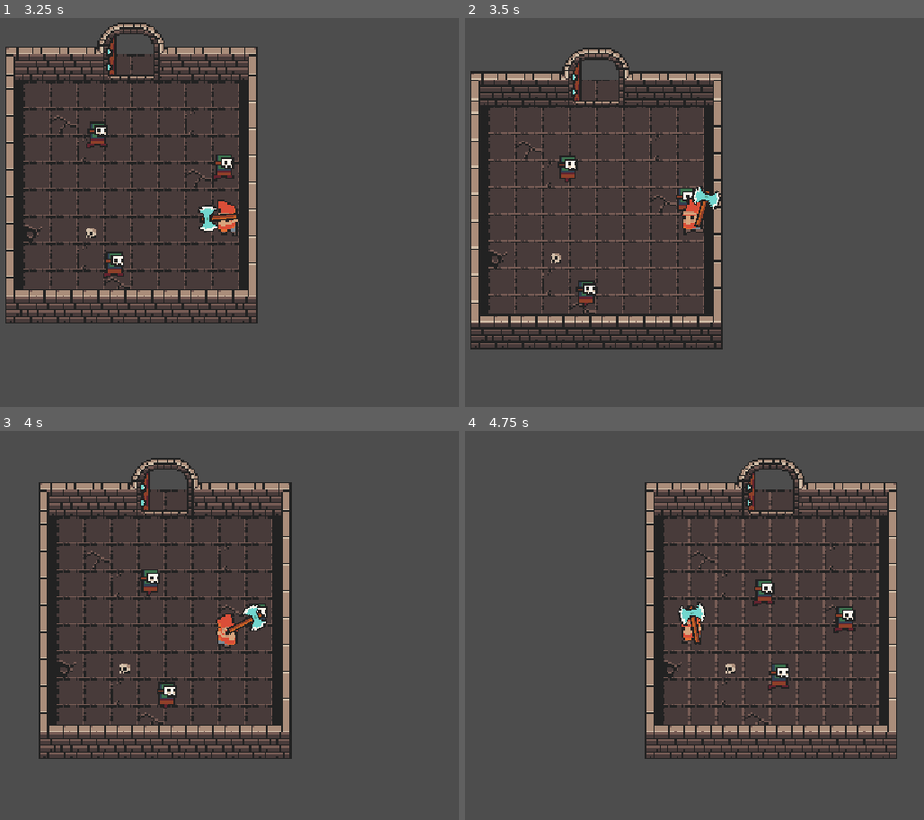
Above: before the commit, frames 1-4 (two rows, left to right).
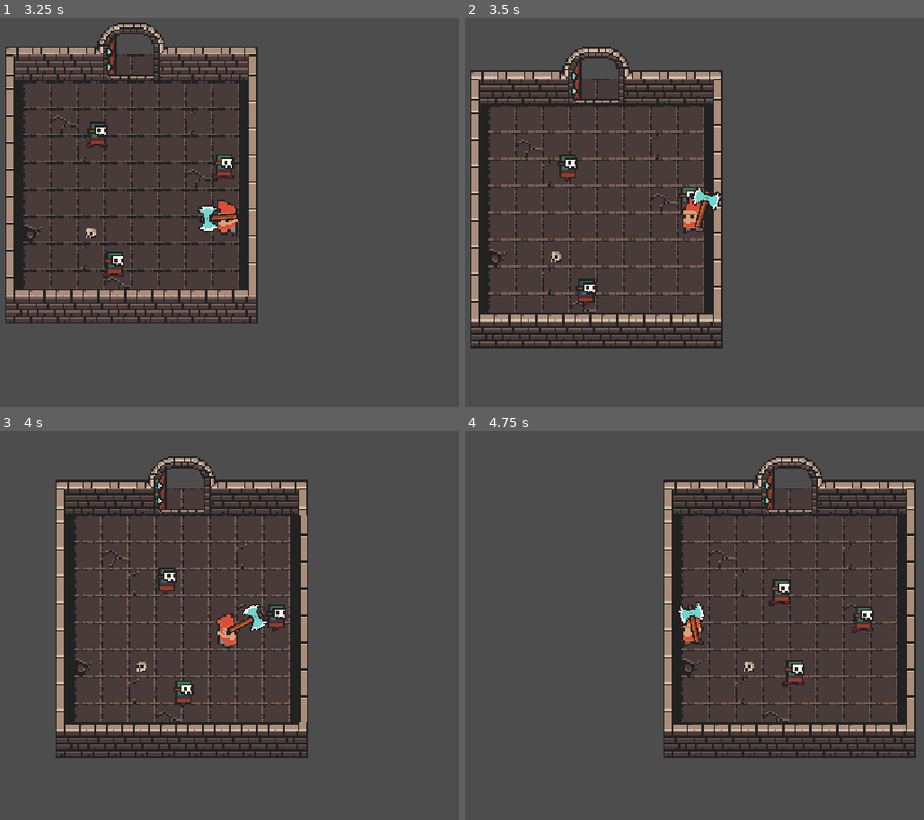
Above: after the commit, the same moments.

Repository: roanmorgan53/Clear-The-Keep
Game: Godot game, scene res://Scenes/game.tscn
Two runs of this game, one before a commit and one after it. Both use one fixed random seed, a clock stepped at 60 frames per second and the inputs below.
Inputs (mouse positions are in pixels of both pictures, inside the frame that each line leads up to):
- Up to frame 1 (3.25 s): move the mouse to (385, 200) at 0.52 s; hold D (right) 0.53-1.28 s; click (385, 200) at 0.6 s; move the mouse to (82, 239) at 1.27 s; hold S (down) 1.28-2.03 s; click (82, 239) at 1.35 s; move the mouse to (298, 130) at 2.02 s; hold D (right) 2.03-2.78 s; click (298, 130) at 2.1 s; move the mouse to (192, 301) at 2.77 s; hold W (up) from 2.78 s (still down); click (192, 301) at 2.85 s
- Up to frame 2 (3.5 s): keep holding W (up)
- Up to frame 3 (4 s): move the mouse to (440, 695) at 3.52 s; release W (up) at 3.53 s; hold A (left) from 3.53 s (still down); click (440, 695) at 3.6 s
- Up to frame 4 (4.75 s): keep holding A (left); move the mouse to (478, 571) at 4.27 s; click (478, 571) at 4.35 s

Frame 1 is identical in both runs. In frame 2, 8.3% of the frame differs, in the area x 1-57%, y 7-86%; in frame 3, 24%; in frame 4, 25%, in the area x 39-99%, y 6-85%.

Commit message:
damage and hitbox, bro can die

Diff:
--- a/Scenes/Player.tscn
+++ b/Scenes/Player.tscn
@@ -12,6 +12,7 @@
 [ext_resource type="Texture2D" uid="uid://bdl4tbeo48h56" path="res://Assets/Art/0x72_DungeonTilesetII_v1.7/0x72_DungeonTilesetII_v1.7/frames/dwarf_m_run_anim_f3.png" id="9_hxk7q"]
 [ext_resource type="Script" path="res://Scripts/PlayerFiniteStateMachine.gd" id="11_dgsig"]
 [ext_resource type="Texture2D" uid="uid://b6qpa5nw1hl5f" path="res://Assets/Art/0x72_DungeonTilesetII_v1.7/0x72_DungeonTilesetII_v1.7/frames/weapon_double_axe.png" id="11_t28gl"]
+[ext_resource type="Script" path="res://Scripts/Hitbox.gd" id="12_vrf0j"]
 [ext_resource type="AudioStream" uid="uid://0ud6wno0p7m6" path="res://Assets/Audio/SFX/RPG_Essentials_Free/12_Player_Movement_SFX/12_Step_wood_03.wav" id="13_6nlld"]
 
 [sub_resource type="SpriteFrames" id="SpriteFrames_g1dqa"]
@@ -85,6 +86,10 @@
 "move": SubResource("Animation_aefyv")
 }
 
+[sub_resource type="CapsuleShape2D" id="CapsuleShape2D_d7p76"]
+radius = 6.08195
+height = 20.0325
+
 [sub_resource type="Animation" id="Animation_wjlsc"]
 length = 0.001
 tracks/0/type = "value"
@@ -110,6 +115,18 @@
 "transitions": PackedFloat32Array(1),
 "update": 0,
 "values": [0.0]
+}
+tracks/2/type = "value"
+tracks/2/imported = false
+tracks/2/enabled = true
+tracks/2/path = NodePath("Node2D/Sprite2D/Hitbox/CollisionShape2D:disabled")
+tracks/2/interp = 1
+tracks/2/loop_wrap = true
+tracks/2/keys = {
+"times": PackedFloat32Array(0),
+"transitions": PackedFloat32Array(1),
+"update": 1,
+"values": [false]
 }
 
 [sub_resource type="Animation" id="Animation_15ngp"]
@@ -140,6 +157,18 @@
 "update": 0,
 "values": [0.0, 6.28319, 0.0]
 }
+tracks/2/type = "value"
+tracks/2/imported = false
+tracks/2/enabled = true
+tracks/2/path = NodePath("Node2D/Sprite2D/Hitbox/CollisionShape2D:disabled")
+tracks/2/interp = 1
+tracks/2/loop_wrap = true
+tracks/2/keys = {
+"times": PackedFloat32Array(0, 0.5),
+"transitions": PackedFloat32Array(1, 1),
+"update": 1,
+"values": [false, true]
+}
 
 [sub_resource type="AnimationLibrary" id="AnimationLibrary_2cwid"]
 _data = {
@@ -176,6 +205,16 @@
 texture = ExtResource("11_t28gl")
 offset = Vector2(0, -9)
 
+[node name="Hitbox" type="Area2D" parent="Axe/Node2D/Sprite2D" index="0"]
+collision_layer = 0
+collision_mask = 4
+script = ExtResource("12_vrf0j")
+
+[node name="CollisionShape2D" type="CollisionShape2D" parent="Axe/Node2D/Sprite2D/Hitbox" index="0"]
+position = Vector2(0.212453, -14.6511)
+rotation = 1.63188
+shape = SubResource("CapsuleShape2D_d7p76")
+
 [node name="WeaponAnimationPlayer" type="AnimationPlayer" parent="Axe" index="1"]
 libraries = {
 "": SubResource("AnimationLibrary_2cwid")
--- a/Scripts/Character.gd
+++ b/Scripts/Character.gd
@@ -2,11 +2,15 @@
 extends CharacterBody2D
 class_name Character
 
-# Add variables that will assist with the physics of moving the character
 const FRICTION: float = 0.15
 @export var acceleration: int = 20
 @export var max_speed: int = 100
 
+# Health Related
+@export var max_health: int = 100
+var current_health: int = max_health
+
+@onready var state_machine: Node = get_node("FiniteStateMachine")
 @onready var animated_sprite: AnimatedSprite2D = get_node("AnimatedSprite2D")
 
 var mov_direction: Vector2 = Vector2.ZERO # vector initialized to zero
@@ -22,6 +26,15 @@
 	$AnimatedSprite2D.modulate = Color(1, 1, 1)  # Reset the sprite color to normal
 
 # Call this function when your character takes damage
-func take_damage(amount) -> void:
-	# Process damage (e.g., reduce health)
-	flash_red()  # Flash red to indicate damage
+func take_damage(dam: int, dir: Vector2, force: int) -> void:
+	current_health -= dam
+	velocity += dir * force  # Apply knockback using the direction and force passed in
+	flash_red()  # Flash red when taking damage
+
+	# If health is zero or below, trigger death
+	if current_health <= 0:
+		die()
+
+func die() -> void:
+	get_tree().paused = true
+	print("You Died!")
--- a/Scripts/Enemy.gd
+++ b/Scripts/Enemy.gd
@@ -1,16 +1,16 @@
 @icon("res://Assets/Art/0x72_DungeonTilesetII_v1.7/0x72_DungeonTilesetII_v1.7/frames/goblin_idle_anim_f3.png")
 extends Character
-
-# TODO: Begin pathfinding after the player has entered their agression area
-# TODO: Make individual enemies, like zombie, ogre, and such
-# TODO: Find a way to animate damage
-# TODO: Add an agrovation area for enemies before pathfinding begins to take place
 
 @export var player: Node2D
 @onready var navigation_agent_2d: NavigationAgent2D = $NavigationAgent2D
 
+var health: int = 100
 
-var health: int = 100
+# Damage Properties
+@export var damage_amount: int = 10
+@export var knockback: int = 100  # Increased knockback force
+var damage_cooldown: float = 1.0  # Cooldown time between damages
+var can_damage: bool = true
 
 func _ready() -> void:
 	player = get_parent().get_parent().find_child("Player")
@@ -20,16 +20,37 @@
 	else:
 		print("Player node not found; make sure it's named correctly in the scene")
 
-func _physics_process(delta: float) -> void:
-	var dir = to_local(navigation_agent_2d.get_next_path_position()).normalized()
-	velocity = dir * acceleration
+func _physics_process(_delta: float) -> void:
+	# Pathfinding movement
+	if player:
+		var dir = to_local(navigation_agent_2d.get_next_path_position()).normalized()
+		velocity = dir * acceleration
 
-	# implement friction
-	velocity = lerp(velocity, Vector2.ZERO, FRICTION)
-	move_and_slide()
+		# Implement friction
+		velocity = lerp(velocity, Vector2.ZERO, FRICTION)
+		move_and_slide()
+
+		# Check for collision or proximity with player
+		if global_position.distance_to(player.global_position) < 20:  # Adjust proximity range
+			damage_player()
 
 func make_path() -> void:
 	navigation_agent_2d.target_position = player.global_position
 
 func _on_timer_timeout() -> void:
 	make_path()
+
+func damage_player() -> void:
+	# Check if damage can be applied
+	if can_damage and player.has_method("take_damage"):
+		# Calculate knockback direction (from enemy to player)
+		var knockback_direction = (player.global_position - global_position).normalized()
+
+		# Apply damage and knockback to the player
+		player.take_damage(damage_amount, knockback_direction, knockback)
+		can_damage = false  # Disable damage temporarily
+		start_damage_cooldown()
+
+func start_damage_cooldown() -> void:
+	await get_tree().create_timer(damage_cooldown).timeout
+	can_damage = true
--- /dev/null
+++ b/Scripts/Hitbox.gd
@@ -0,0 +1,21 @@
+extends Area2D
+class_name Hitbox
+
+# Export variables for damage and knockback force
+@export var damage: int = 1
+var knockback_direction: Vector2 = Vector2.ZERO
+@export var knockback_force: int = 300
+
+# The CollisionShape2D is assumed to be the first child of the Hitbox node
+@onready var collision_shape: CollisionShape2D = get_child(0)
+
+func _ready() -> void:
+	assert(collision_shape != null)
+	# Connect the body_entered signal to the _on_body_entered method
+	connect("body_entered", Callable(self, "_on_body_entered"))
+
+# Called when a body enters the hitbox area
+func _on_body_entered(body: PhysicsBody2D) -> void:
+	# Make sure the body has a `take_damage` method
+	if body.has_method("take_damage"):
+		body.take_damage(damage, knockback_direction, knockback_force)
--- a/Scripts/Player.gd
+++ b/Scripts/Player.gd
@@ -2,34 +2,45 @@
 extends Character
 
 @onready var axe: Node2D = get_node("Axe")
+@onready var axe_hitbox: Area2D = get_node("Axe/Node2D/Sprite2D/Hitbox")
 @onready var axe_animation_player: AnimationPlayer = axe.get_node("WeaponAnimationPlayer")
 @onready var sfx_footstep: AudioStreamPlayer2D = $sfx_footstep
 
+var knockback_direction: Vector2 = Vector2.ZERO
 
-func _physics_process(delta: float) -> void:
-	# implement friction
+func _physics_process(_delta: float) -> void:
+	# Implement friction and movement
 	velocity = lerp(velocity, Vector2.ZERO, FRICTION)
 	move_and_slide()
 
-# handle which way the character is facing based on the position of the cursor
-func _process(delta: float) -> void:
+# Handle the facing direction of the character based on mouse position
+func _process(_delta: float) -> void:
 	var mouse_direction: Vector2 = (get_global_mouse_position() - global_position).normalized()
 
+	# Flip character sprite based on the mouse direction
 	if mouse_direction.x > 0 and animated_sprite.flip_h:
 		animated_sprite.flip_h = false
 	elif mouse_direction.x < 0 and not animated_sprite.flip_h:
 		animated_sprite.flip_h = true
 
+	# Set the axe's rotation to face the mouse
 	axe.rotation = mouse_direction.angle()
+
+	# Set knockback direction for the axe hitbox
+	axe_hitbox.knockback_direction = mouse_direction
+
+	# Flip axe sprite based on the mouse direction
 	if axe.scale.y == 1 and mouse_direction.x < 0:
 		axe.scale.y = -1
 	elif axe.scale.y == -1 and mouse_direction.x > 0:
 		axe.scale.y = 1
 
+	# Play attack animation when the player presses the attack button
 	if Input.is_action_just_pressed("attack") and not axe_animation_player.is_playing():
 		axe_animation_player.play("attack")
+		_damage()  # Call _damage when attack is pressed
 
-# take in the input from the user
+# Handle movement input
 func get_input() -> void:
 	mov_direction = Vector2.ZERO
 	if Input.is_action_pressed("down"):
@@ -44,6 +55,17 @@
 func move_direction(direction) -> void:
 	mov_direction += direction
 
-
+# Play footstep sound when moving
 func play_footstep() -> void:
 	sfx_footstep.play()
+
+# Handle dealing damage to enemies (called during attack)
+func _damage() -> void:
+	# Iterate through all bodies in the axe hitbox's collision area
+	for body in axe_hitbox.get_overlapping_bodies():
+		print("Body in hitbox: ", body)  # Debug line to see which bodies are detected
+		# Check if the body has a method `take_damage`
+		if body.has_method("take_damage"):
+			print("Damage dealt to: ", body)  # Debug line to confirm take_damage is called
+			# Apply damage to the body (enemy)
+			body.take_damage(10, axe_hitbox.knockback_direction, 300)  # Adjust damage, knockback force as needed
Not shown: 1 places in Scenes/Player.tscn that only renumber resources
